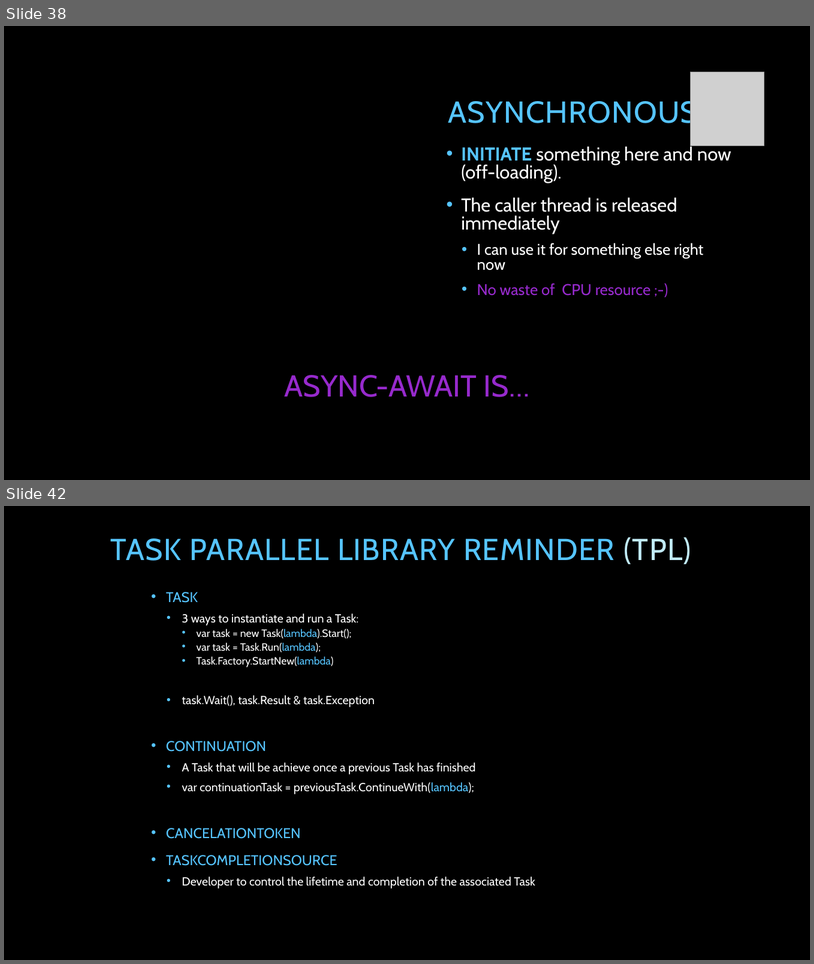
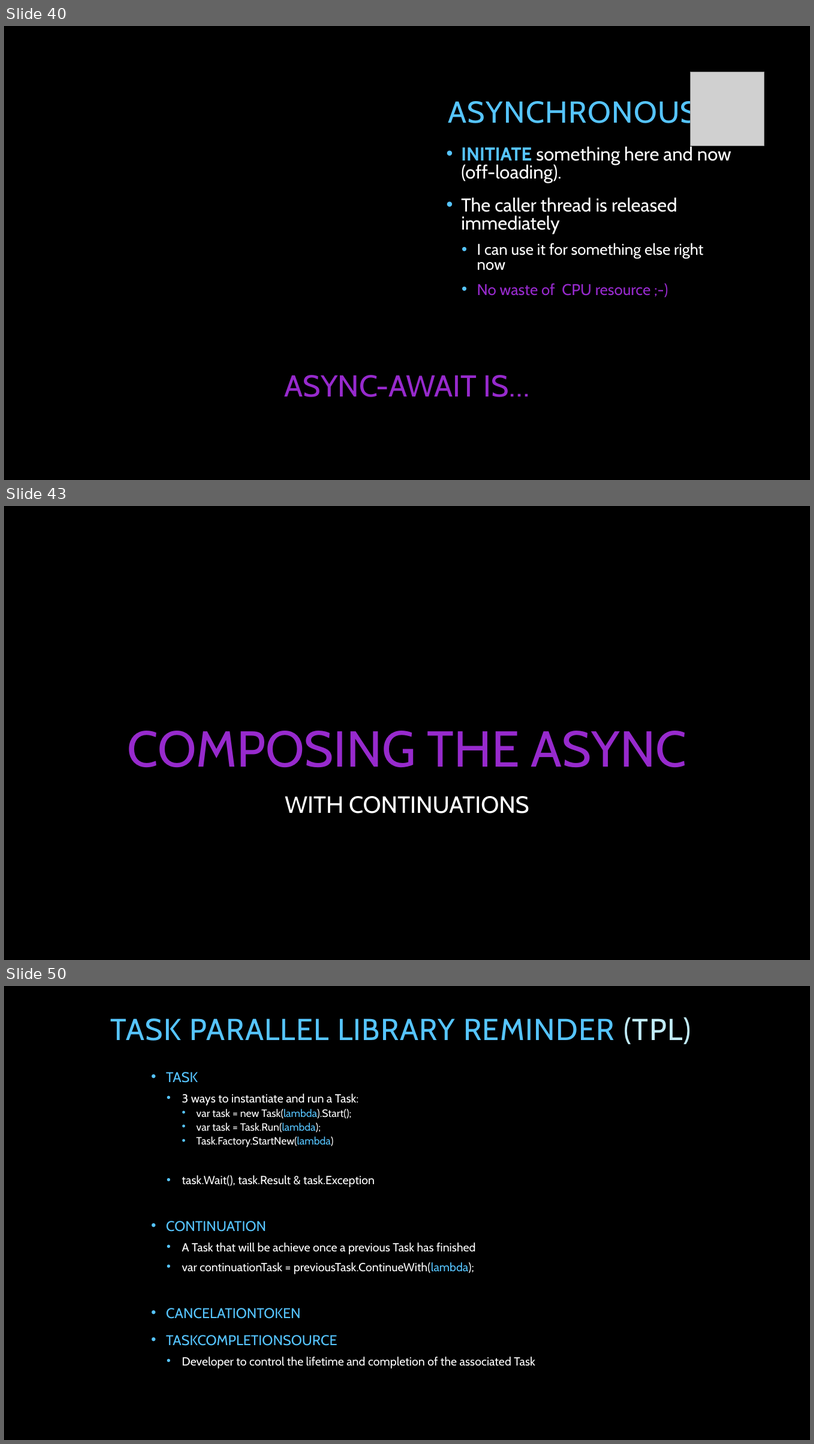
Before and after one commit to tpierrain/talk-AsyncAwait, a slide deck: AsyncAwait...ohWait.pptx. Shown one above the other, each under a label of ours: slides 38 and 42 before the commit, slides 40, 43 and 50 after it; the slides between them are not shown. The pictures are 814x964 and 814x1444 pixels, drawn with LibreOffice and Linux fonts; fonts in the diff are those of the drawing; grey boxes stand for pictures; background and template pictures are left out. Boxes give left, top, right and bottom in pixels: in the first picture for what was removed or moved away, otherwise in the second. Text is boxed around its words. In the diff, an @@ line names an element or a change of style, - is before the commit and + after.

```diff
--- a/AsyncAwait...ohWait.pptx
+++ b/AsyncAwait...ohWait.pptx
@@ slide 43 added at box(4, 506, 810, 960), background picture (left out) @@
@@ text added at box(128, 730, 687, 813), 60 pt, text #972ACD @@
+COMPOSING THE ASYNC
+WITH CONTINUATIONS
@@ what was slide 38 is now slide 40 @@
@@ what was slide 42 is now slide 50 @@
```
Also in this commit, not shown: 7 slides changed, 10 other slides added, 2 slides removed.
